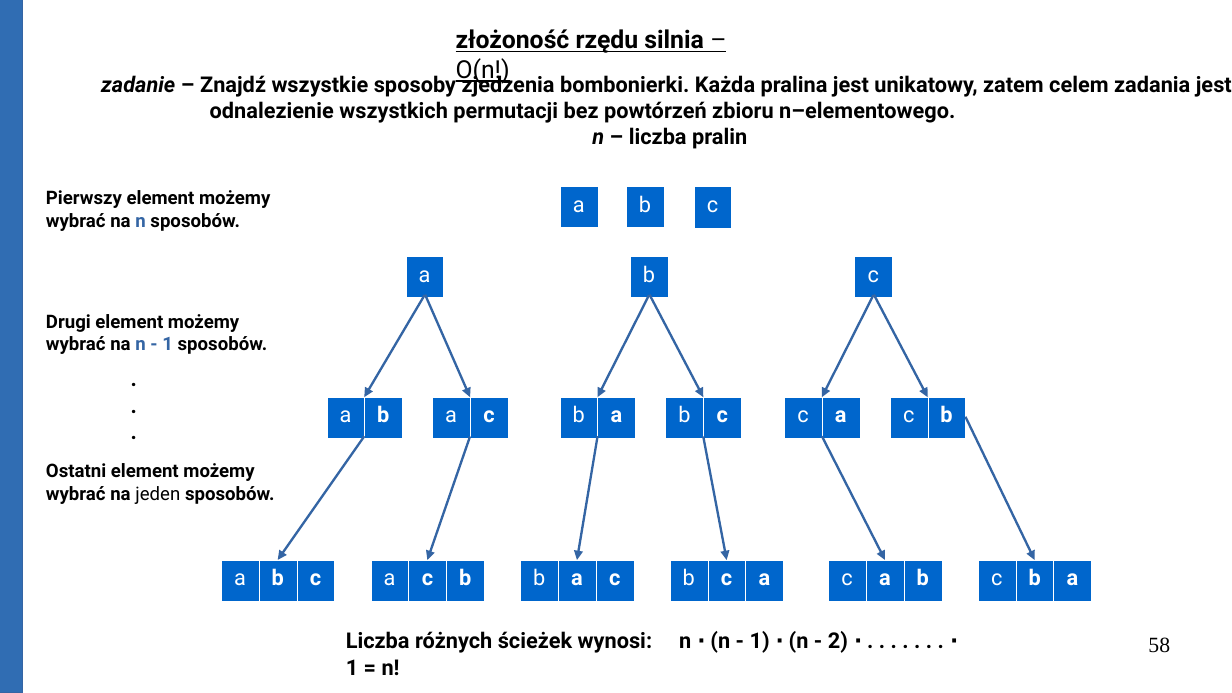
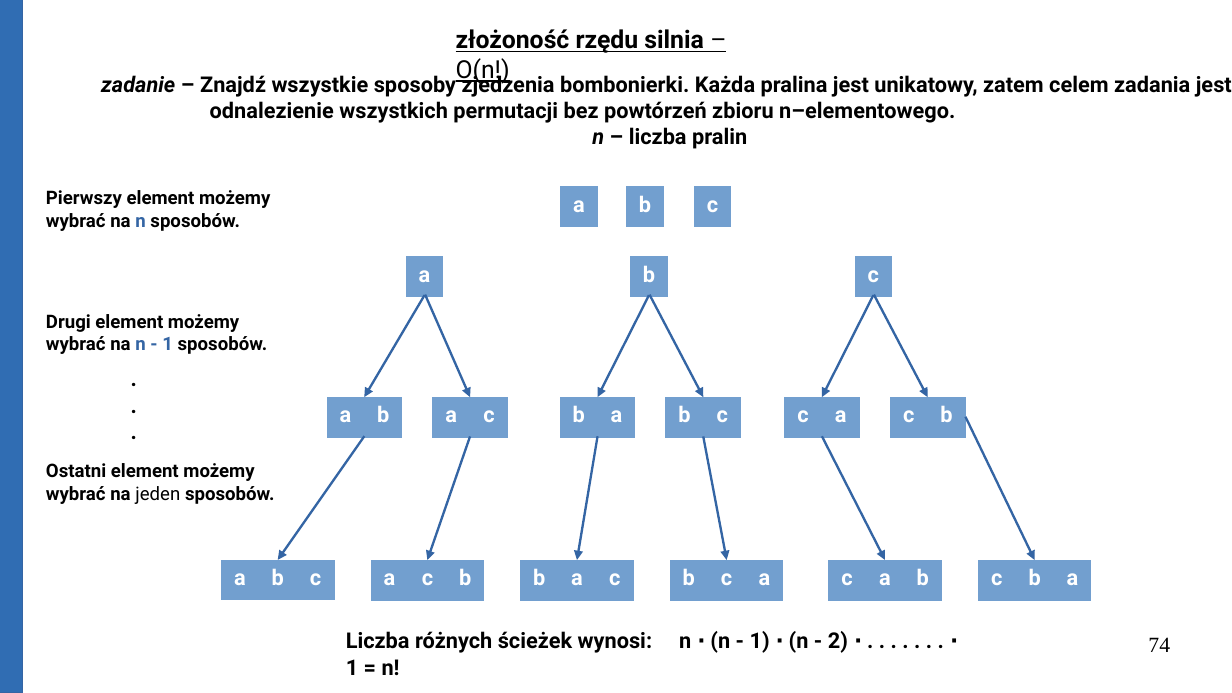
Before and after one commit to Michael-Wisniewski/algorithmic-workshop, a slide deck: slide 74 of Big_O.odp (slide 58 before the commit). Drawn at 1232x693 pixels with LibreOffice and Linux fonts; fonts in the diff are those of the drawing. Boxes give left, top, right and bottom in pixels: in the first picture for what was removed or moved away, otherwise in the second. Text is boxed around its words. In the diff, an @@ line names an element or a change of style, - is before the commit and + after.

```diff
--- a/Big_O.odp
+++ b/Big_O.odp
@@ table at (560, 187, 598, 226) @@
@@ fill #0066CC to #729FCF in row 1, column 1 @@
@@ bold on @@
@@ borders changed @@
@@ table at (626, 187, 664, 226) @@
@@ fill #0066CC to #729FCF in row 1, column 1 @@
@@ bold on @@
@@ borders changed @@
@@ table at (694, 187, 732, 227) @@
@@ fill #0066CC to #729FCF in row 1, column 1 @@
@@ bold on @@
@@ borders changed @@
@@ table at (406, 256, 444, 295) @@
@@ fill #0066CC to #729FCF in row 1, column 1 @@
@@ bold on @@
@@ borders changed @@
@@ table at (631, 256, 669, 295) @@
@@ fill #0066CC to #729FCF in row 1, column 1 @@
@@ bold on @@
@@ borders changed @@
@@ table at (855, 256, 893, 295) @@
@@ fill #0066CC to #729FCF in row 1, column 1 @@
@@ bold on @@
@@ borders changed @@
@@ table at (326, 397, 402, 436) @@
@@ fill #0066CC to #729FCF in row 1 @@
@@ bold on in "a" @@
@@ borders changed @@
@@ table at (433, 397, 509, 436) @@
@@ fill #0066CC to #729FCF in row 1 @@
@@ bold on in "a" @@
@@ borders changed @@
@@ table at (560, 397, 636, 436) @@
@@ fill #0066CC to #729FCF in row 1 @@
@@ bold on in "b" @@
@@ borders changed @@
@@ table at (665, 397, 741, 436) @@
@@ fill #0066CC to #729FCF in row 1 @@
@@ bold on in "b" @@
@@ borders changed @@
@@ table at (785, 397, 861, 436) @@
@@ fill #0066CC to #729FCF in row 1 @@
@@ bold on in "c" @@
@@ borders changed @@
@@ table at (890, 397, 966, 436) @@
@@ fill #0066CC to #729FCF in row 1 @@
@@ bold on in "c" @@
@@ borders changed @@
@@ table at (221, 560, 335, 599) @@
@@ fill #0066CC to #729FCF in row 1 @@
@@ bold on in "a" @@
@@ borders changed @@
@@ table at (371, 560, 485, 599) @@
@@ fill #0066CC to #729FCF in row 1 @@
@@ bold on in "a" @@
@@ borders changed @@
@@ table at (521, 560, 635, 599) @@
@@ fill #0066CC to #729FCF in row 1 @@
@@ bold on in "b" @@
@@ borders changed @@
@@ table at (670, 560, 784, 599) @@
@@ fill #0066CC to #729FCF in row 1 @@
@@ bold on in "b" @@
@@ borders changed @@
@@ table at (828, 560, 942, 599) @@
@@ fill #0066CC to #729FCF in row 1 @@
@@ bold on in "c" @@
@@ borders changed @@
@@ table at (978, 560, 1092, 599) @@
@@ fill #0066CC to #729FCF in row 1 @@
@@ bold on in "c" @@
@@ borders changed @@
@@ page number at (1148, 637, 1170, 652): text changed @@
-58
+74
```
Also in this commit, not shown: 24 other slides changed, 16 slides added, 1 other file.
